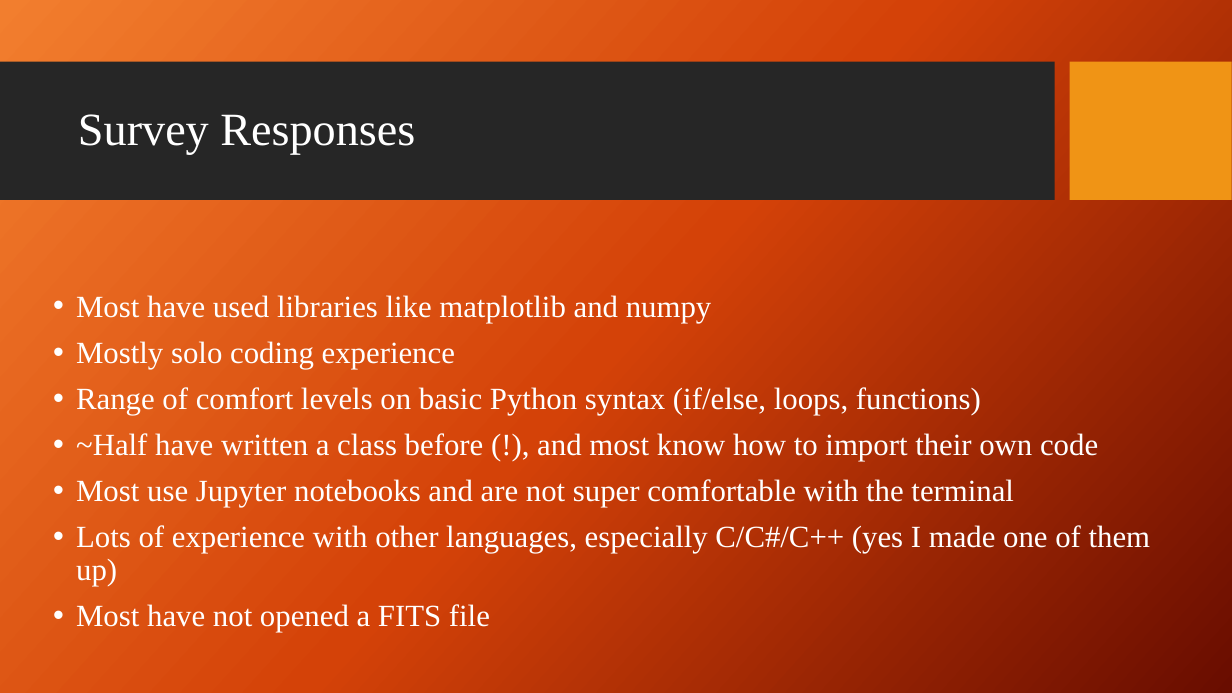
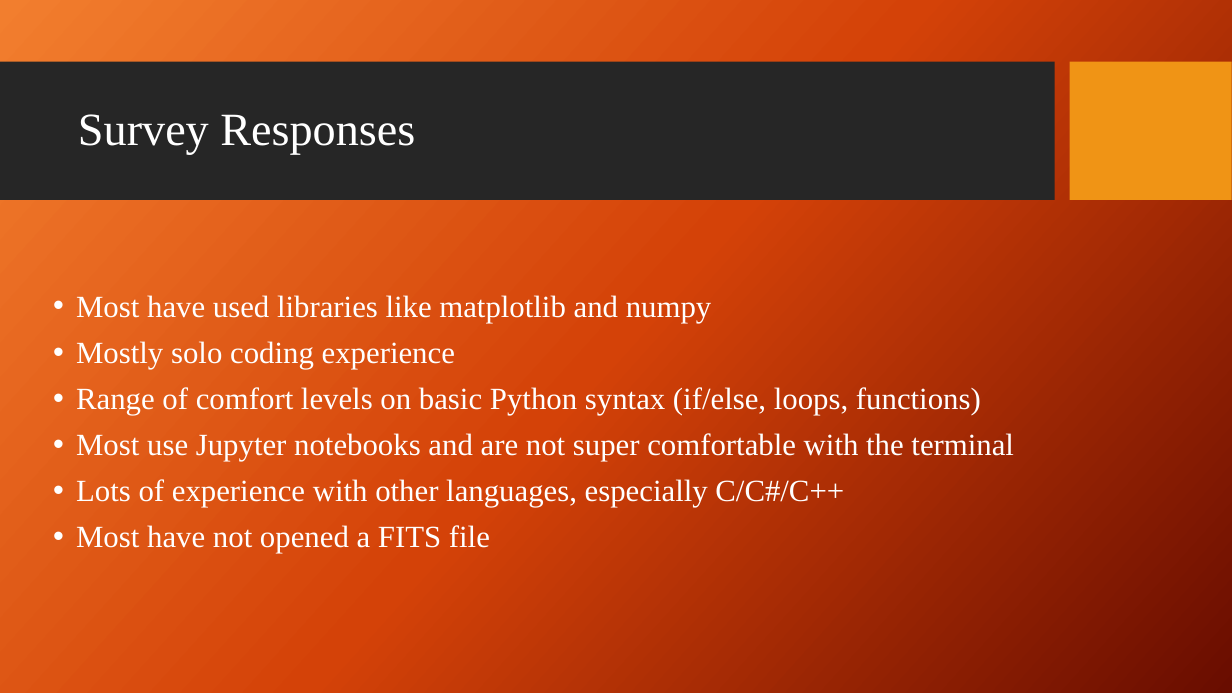
Before and after one commit to jacksondatkuliak/PythonBootcamp2026, a slide deck: slide 6 of day1/slides/intro.pptx. Drawn at 1232x693 pixels with LibreOffice and Linux fonts; fonts in the diff are those of the drawing; background and template pictures are left out. Boxes give left, top, right and bottom in pixels: in the first picture for what was removed or moved away, otherwise in the second. Text is boxed around its words. In the diff, an @@ line names an element or a change of style, - is before the commit and + after.

```diff
--- a/day1/slides/intro.pptx
+++ b/day1/slides/intro.pptx
@@ text at [76, 433, 1098, 461]: paragraph removed @@
-• ~Half have written a class before (!), and most know how to import their own code
@@ text at [76, 479, 844, 507]: text changed @@
-• Lots of experience with other languages, especially C/C#/C++ (yes I made one of them up)
+• Lots of experience with other languages, especially C/C#/C++
```
Also in this commit, not shown: 6 other slides changed, 5 other files.
